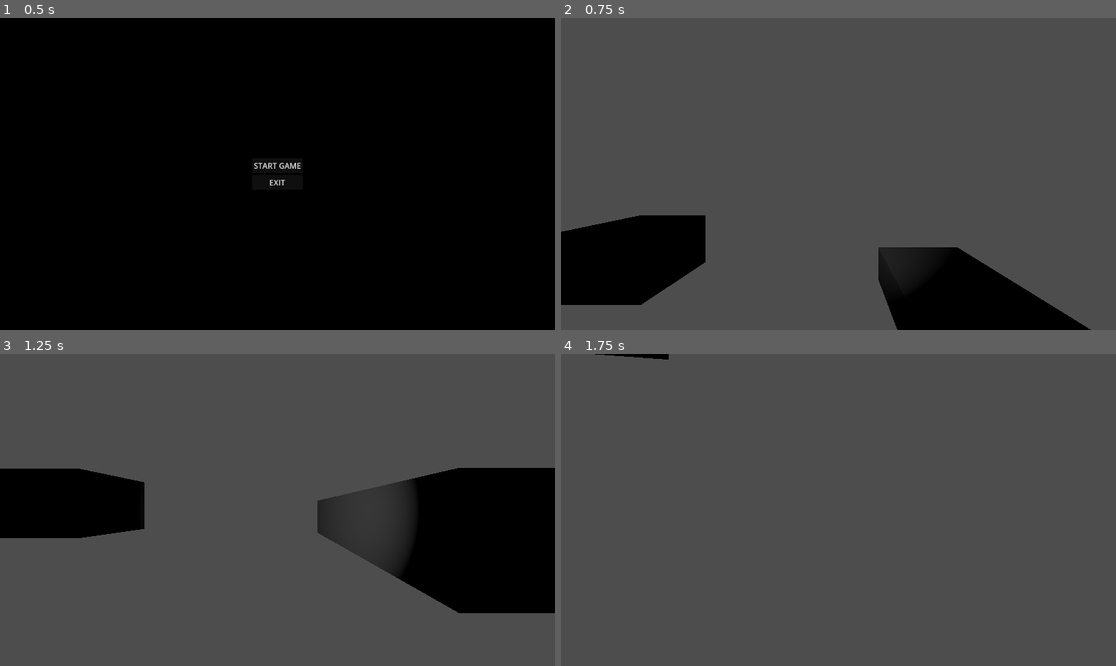
Above: before the commit, frames 1-4 (two rows, left to right).
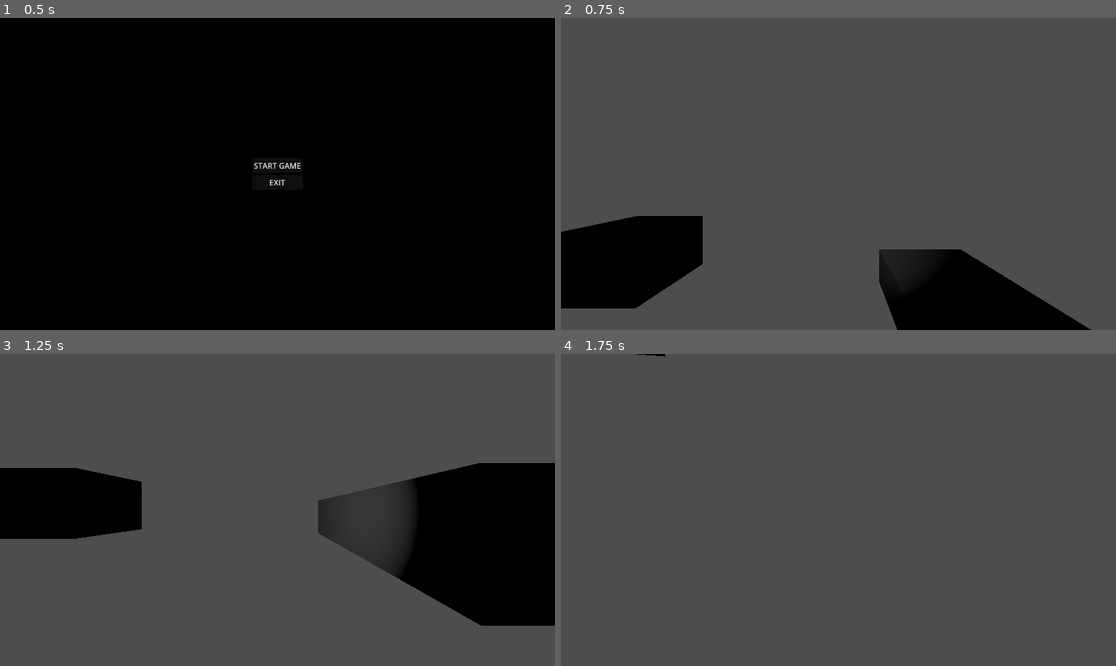
Above: after the commit, the same moments.

Repository: EvesTwisted/WorldHorror
Game: Godot game, scene res://scenes/ui/main_menu.tscn
Same seed, same stepped clock (60 frames per second), same inputs: the game is played once before the commit and once after it.
Inputs (mouse positions are in pixels of both pictures, inside the frame that each line leads up to):
- Up to frame 1 (0.5 s): no input
- Up to frame 2 (0.75 s): click "START GAME" at 0.5 s
- Up to frame 3 (1.25 s): no input
- Up to frame 4 (1.75 s): move the mouse to (866, 510) at 1.27 s

Frame 1 is identical in both runs. In frame 2, 0.4% of the frame differs, in the area x 0-72%, y 63-94%; in frame 3, 1.0%, in the area x 0-100%, y 34-88%; in frame 4, 0.1%.
Error before the commit: Invalid call. Nonexistent function 'is_action_just_pressed' in base 'InputEventMouseMotion'. (res://03_Actors/Player/player.gd:37)
Error after the commit: Invalid call. Nonexistent function 'is_action_just_pressed' in base 'InputEventMouseMotion'. (res://03_Actors/Player/player.gd:38)

Commit message:
fix: Implement bulletproof prototyping body with correct naming

Diff:
--- a/03_Actors/Player/Eve_Player.tscn
+++ b/03_Actors/Player/Eve_Player.tscn
@@ -7,21 +7,28 @@
 bottom_radius = 0.4
 height = 1.8
 
-[node name="Eve_Player" type="CharacterBody3D"]
+[node name="PlayerBody" type="CharacterBody3D"]
 script = ExtResource("1_script")
 
-[node name="PlaceholderMesh" type="MeshInstance3D" parent="."]
+[node name="CollisionShape3D" type="CollisionShape3D" parent="."]
+transform = Transform3D(1, 0, 0, 0, 1, 0, 0, 0, 1, 0, 0.9, 0)
+shape = SubResource("CylinderMesh_Body")
+
+[node name="MeshPivot" type="Node3D" parent="."]
+
+[node name="BodyMesh" type="MeshInstance3D" parent="MeshPivot"]
 transform = Transform3D(1, 0, 0, 0, 1, 0, 0, 0, 1, 0, 0.9, 0)
 mesh = SubResource("CylinderMesh_Body")
 
-[node name="Head" type="Node3D" parent="."]
+[node name="HeadPivot" type="Node3D" parent="MeshPivot"]
 transform = Transform3D(1, 0, 0, 0, 1, 0, 0, 0, 1, 0, 1.8, 0)
 
-[node name="Camera3D" type="Camera3D" parent="Head"]
-transform = Transform3D(1, 0, 0, 0, 1, 0, 0, 0, 1, 0, 0, 0.12)
+[node name="Camera3D" type="Camera3D" parent="MeshPivot/HeadPivot"]
+unique_name_in_owner = true
 near = 0.01
 
-[node name="Flashlight" type="SpotLight3D" parent="Head/Camera3D"]
+[node name="Flashlight" type="SpotLight3D" parent="MeshPivot/HeadPivot/Camera3D"]
+unique_name_in_owner = true
 light_energy = 1.5
 light_volumetric_fog_energy = 2.0
 spot_range = 20.0
--- a/03_Actors/Player/player.gd
+++ b/03_Actors/Player/player.gd
@@ -16,9 +16,10 @@
 @export_group("Vaulting")
 @export var vault_duration: float = 0.5
 
-@onready var head = $Head
-@onready var camera = $Head/Camera3D
-@onready var flashlight = $Head/Camera3D/Flashlight
+@onready var mesh_pivot = $MeshPivot
+@onready var head_pivot = $MeshPivot/HeadPivot
+@onready var camera = $%Camera3D
+@onready var flashlight = $%Flashlight
 @onready var ledge_detector = $LedgeDetector
 @onready var ledge_validator = $LedgeValidator
 
@@ -31,7 +32,7 @@
 
 func _unhandled_input(event: InputEvent) -> void:
 	if event is InputEventMouseMotion:
-		head.rotate_y(deg_to_rad(-event.relative.x * mouse_sensitivity))
+		mesh_pivot.rotate_y(deg_to_rad(-event.relative.x * mouse_sensitivity))
 		camera.rotation.x = clamp(camera.rotation.x + deg_to_rad(-event.relative.y * mouse_sensitivity), deg_to_rad(-80), deg_to_rad(80))
 
 	if event.is_action_just_pressed("flashlight"):
@@ -50,7 +51,7 @@
 
 	# Movement
 	var input_dir = Input.get_vector("move_left", "move_right", "move_forward", "move_backward")
-	var direction = (head.transform.basis * Vector3(input_dir.x, 0, input_dir.y)).normalized()
+	var direction = (mesh_pivot.transform.basis * Vector3(input_dir.x, 0, input_dir.y)).normalized()
 	var is_sprinting = Input.is_action_pressed("sprint")
 	var speed = sprint_speed if is_sprinting else walk_speed
 
